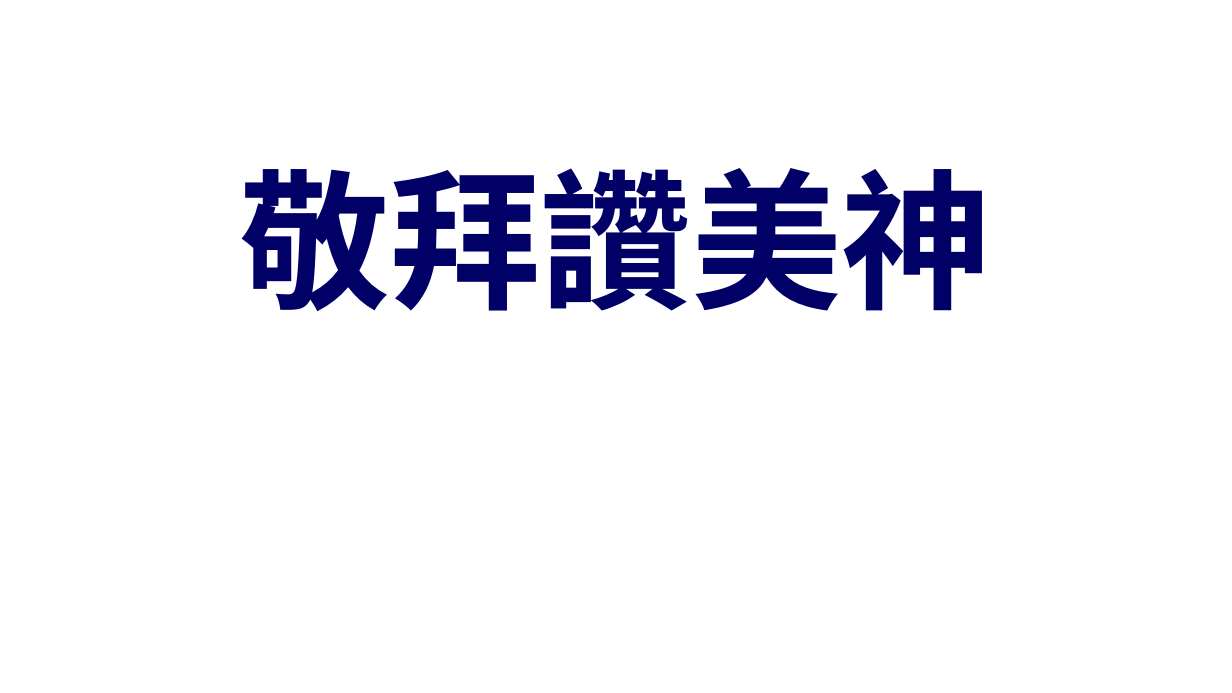
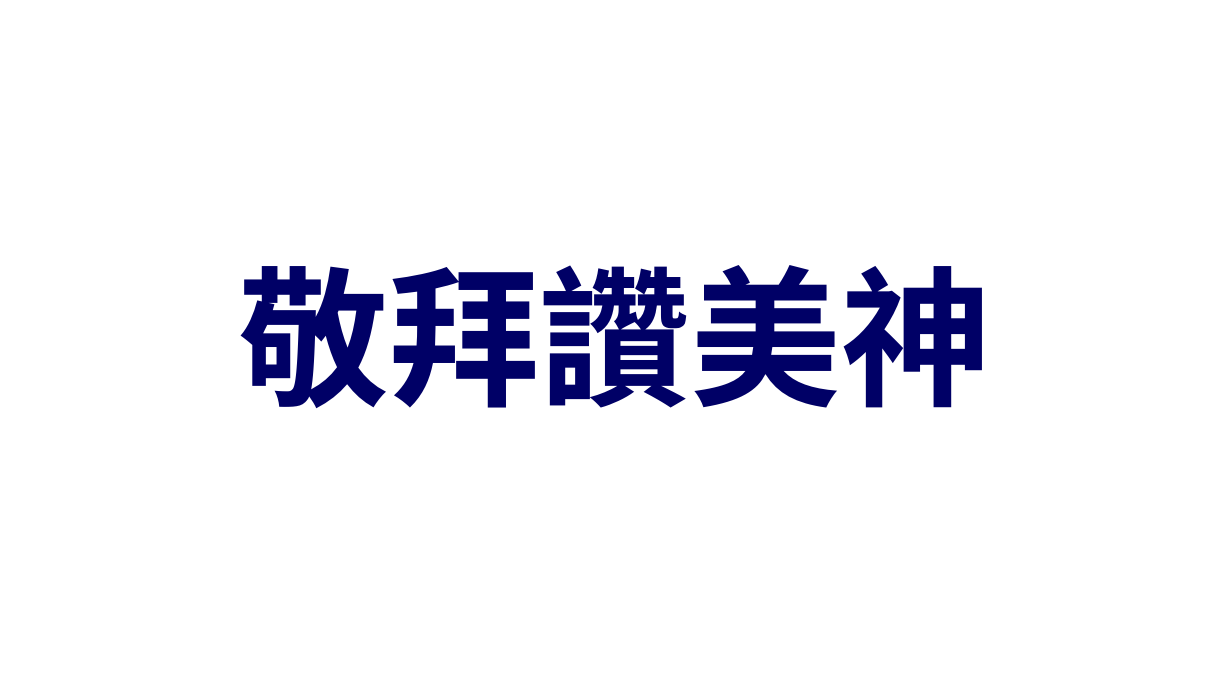
Before and after one commit to batisuoc/other-ppts, a slide deck: slide 3 of 崇拜流程.pptx. Drawn at 1232x693 pixels with LibreOffice and Linux fonts; fonts in the diff are those of the drawing; background and template pictures are left out. Boxes give left, top, right and bottom in pixels: in the first picture for what was removed or moved away, otherwise in the second. Text is boxed around its words. In the diff, an @@ line names an element or a change of style, - is before the commit and + after.

Commit message:
Update titles position

```diff
--- a/崇拜流程.pptx
+++ b/崇拜流程.pptx
@@ title "敬拜讚美神": place and size @@
-title "敬拜讚美神" at bbox=[240, 168, 993, 311]
+title "敬拜讚美神" at bbox=[239, 265, 992, 408]
```
Also in this commit, not shown: 12 other slides changed.
